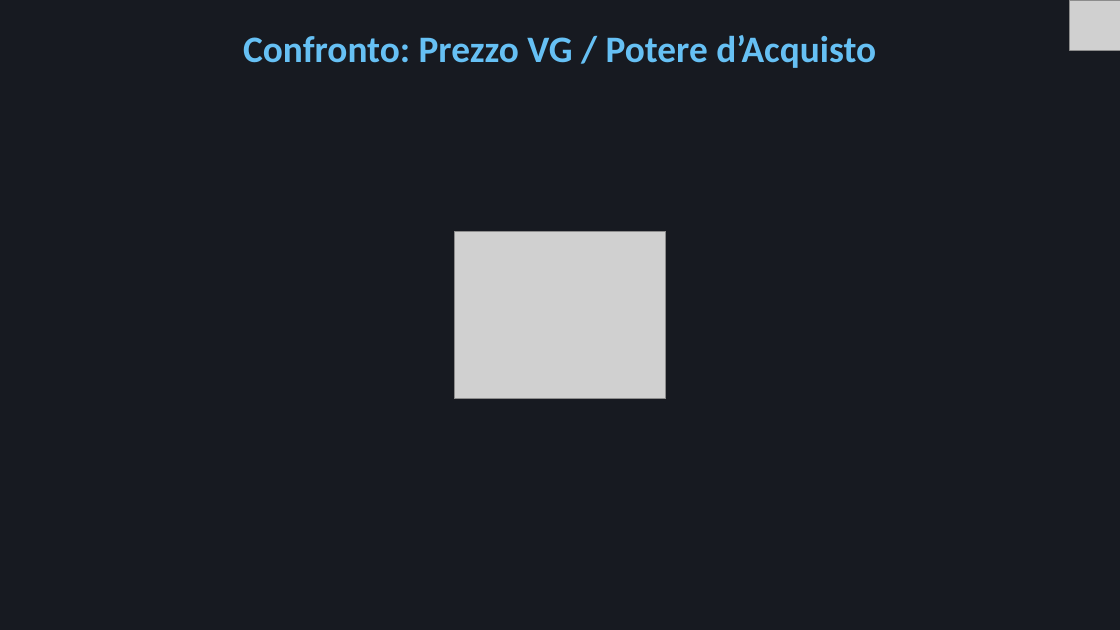
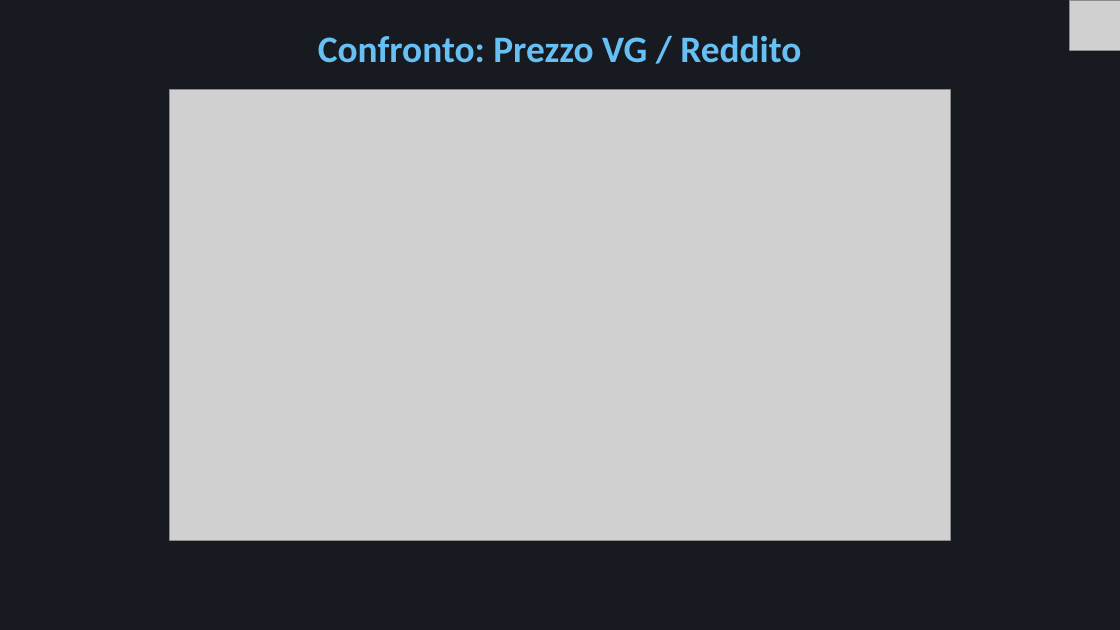
Before and after one commit to Mora11231/VisualizzazioneScientifica, a slide deck: slide 9 of Steam.pptx. Drawn at 1120x630 pixels with LibreOffice and Linux fonts; fonts in the diff are those of the drawing; grey boxes stand for pictures. Boxes give left, top, right and bottom in pixels: in the first picture for what was removed or moved away, otherwise in the second. Text is boxed around its words. In the diff, an @@ line names an element or a change of style, - is before the commit and + after.

```diff
--- a/Steam.pptx
+++ b/Steam.pptx
@@ title at (318, 35, 801, 63): text changed @@
-Confronto: Prezzo VG / Potere d’Acquisto
+Confronto: Prezzo VG / Reddito
@@ picture added at (170, 90, 950, 540) @@
@@ picture removed at (455, 232, 666, 399) @@
```
Also in this commit, not shown: 5 other slides changed, 1 slide added, 1 slide removed, 10 other files.
